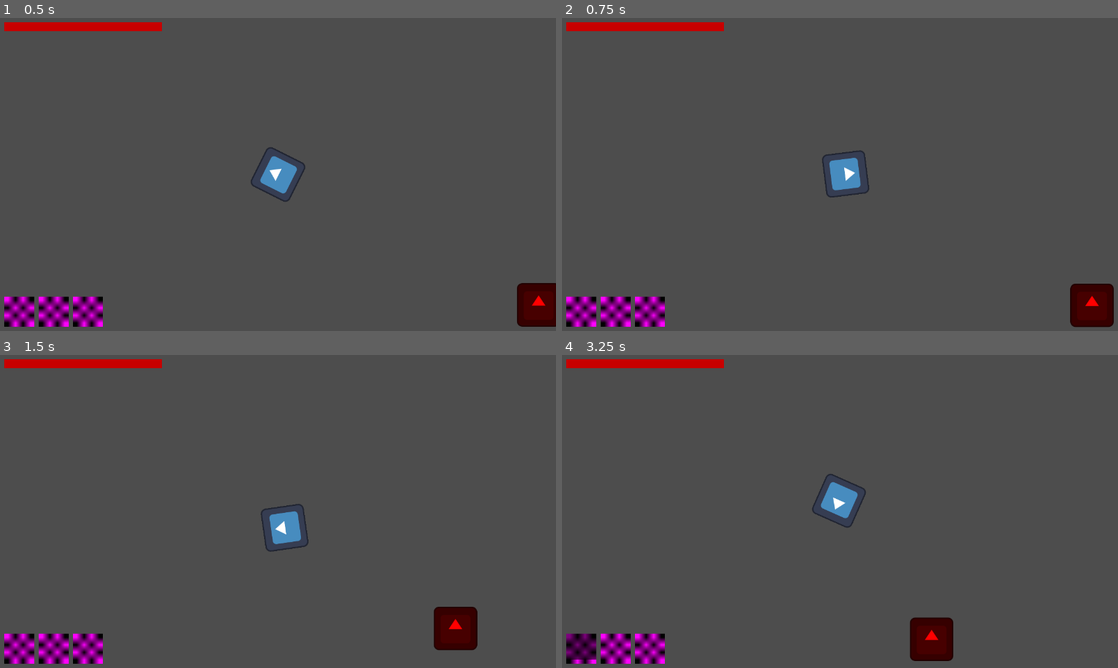
Above: before the commit, frames 1-4 (two rows, left to right).
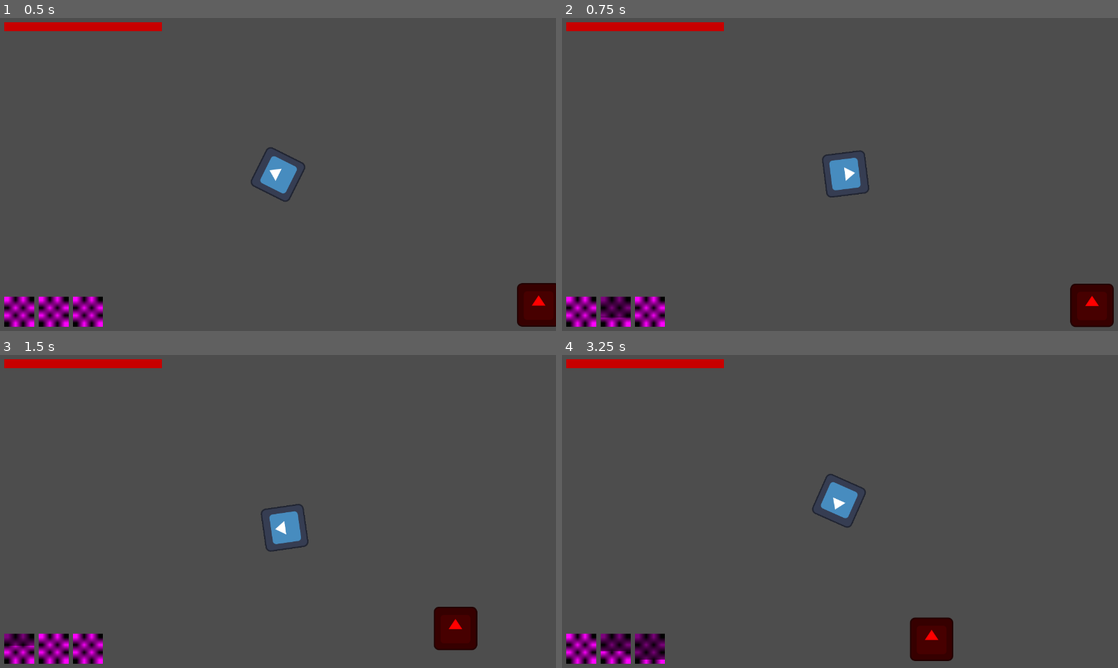
Above: after the commit, the same moments.

Repository: deshis/igdt-hack-and-slash
Game: Godot game, scene res://Scenes/main.tscn
Two runs of this game, one before a commit and one after it. Both use one fixed random seed, a clock stepped at 60 frames per second and the inputs below. The engine's default icon, where the game draws it, is replaced by a stand-in: a white triangle on a blue panel in a dark square.
Inputs (mouse positions are in pixels of both pictures, inside the frame that each line leads up to):
- Up to frame 1 (0.5 s): no input
- Up to frame 2 (0.75 s): tap Enter at 0.5 s; move the mouse to (962, 158) at 0.52 s; hold D (move_right) from 0.53 s (still down); right-click (962, 158) at 0.6 s
- Up to frame 3 (1.5 s): move the mouse to (166, 527) at 1.27 s; release D (move_right) at 1.28 s; hold S (move_down) from 1.28 s (still down); click (166, 527) at 1.35 s
- Up to frame 4 (3.25 s): right-click (728, 527) at 1.55 s; move the mouse to (895, 442) at 2.02 s; release S (move_down) at 2.03 s; hold D (move_right) 2.03-2.78 s; right-click (895, 442) at 2.1 s; move the mouse to (812, 574) at 2.77 s; hold W (move_up) from 2.78 s (still down); tap Shift (movement_ability) at 2.85 s; right-click (812, 574) at 3.05 s

Frame 1 is identical in both runs. In frame 2, 0.3% of the frame differs, in the area x 6-13%, y 88-96%; in frame 3, 0.2%; in frame 4, 1.1%, in the area x 0-19%, y 88-98%.

Commit message:
attacks trigger cooldown UI

Diff:
--- a/Scenes/main.tscn
+++ b/Scenes/main.tscn
@@ -142,12 +142,12 @@
 layout_mode = 2
 theme_override_constants/separation = 10
 
-[node name="DashCooldown" type="TextureRect" parent="HUD/SkillCooldowns/MarginContainer/HBoxContainer"]
+[node name="PrimaryAttack" type="TextureRect" parent="HUD/SkillCooldowns/MarginContainer/HBoxContainer"]
 layout_mode = 2
 texture = SubResource("PlaceholderTexture2D_8gbba")
 expand_mode = 2
 
-[node name="ProgressBar" type="ProgressBar" parent="HUD/SkillCooldowns/MarginContainer/HBoxContainer/DashCooldown"]
+[node name="ProgressBar" type="ProgressBar" parent="HUD/SkillCooldowns/MarginContainer/HBoxContainer/PrimaryAttack"]
 layout_mode = 1
 anchors_preset = 15
 anchor_right = 1.0
@@ -159,15 +159,15 @@
 fill_mode = 2
 show_percentage = false
 
-[node name="Timer" type="Timer" parent="HUD/SkillCooldowns/MarginContainer/HBoxContainer/DashCooldown"]
+[node name="Timer" type="Timer" parent="HUD/SkillCooldowns/MarginContainer/HBoxContainer/PrimaryAttack"]
 one_shot = true
 
-[node name="PlaceholderSkill1" type="TextureRect" parent="HUD/SkillCooldowns/MarginContainer/HBoxContainer"]
+[node name="SecondaryAttack" type="TextureRect" parent="HUD/SkillCooldowns/MarginContainer/HBoxContainer"]
 layout_mode = 2
 texture = SubResource("PlaceholderTexture2D_8gbba")
 expand_mode = 2
 
-[node name="ProgressBar" type="ProgressBar" parent="HUD/SkillCooldowns/MarginContainer/HBoxContainer/PlaceholderSkill1"]
+[node name="ProgressBar" type="ProgressBar" parent="HUD/SkillCooldowns/MarginContainer/HBoxContainer/SecondaryAttack"]
 layout_mode = 1
 anchors_preset = 15
 anchor_right = 1.0
@@ -179,15 +179,15 @@
 fill_mode = 2
 show_percentage = false
 
-[node name="Timer" type="Timer" parent="HUD/SkillCooldowns/MarginContainer/HBoxContainer/PlaceholderSkill1"]
+[node name="Timer" type="Timer" parent="HUD/SkillCooldowns/MarginContainer/HBoxContainer/SecondaryAttack"]
 one_shot = true
 
-[node name="PlaceholderSkill2" type="TextureRect" parent="HUD/SkillCooldowns/MarginContainer/HBoxContainer"]
+[node name="DashCooldown" type="TextureRect" parent="HUD/SkillCooldowns/MarginContainer/HBoxContainer"]
 layout_mode = 2
 texture = SubResource("PlaceholderTexture2D_8gbba")
 expand_mode = 2
 
-[node name="ProgressBar" type="ProgressBar" parent="HUD/SkillCooldowns/MarginContainer/HBoxContainer/PlaceholderSkill2"]
+[node name="ProgressBar" type="ProgressBar" parent="HUD/SkillCooldowns/MarginContainer/HBoxContainer/DashCooldown"]
 layout_mode = 1
 anchors_preset = 15
 anchor_right = 1.0
@@ -199,7 +199,7 @@
 fill_mode = 2
 show_percentage = false
 
-[node name="Timer" type="Timer" parent="HUD/SkillCooldowns/MarginContainer/HBoxContainer/PlaceholderSkill2"]
+[node name="Timer" type="Timer" parent="HUD/SkillCooldowns/MarginContainer/HBoxContainer/DashCooldown"]
 one_shot = true
 
 [node name="Inventory" type="Control" parent="HUD"]
--- a/Scripts/cooldowns.gd
+++ b/Scripts/cooldowns.gd
@@ -5,16 +5,38 @@
 @onready var dash_cooldown_progress_bar: ProgressBar = $MarginContainer/HBoxContainer/DashCooldown/ProgressBar
 @onready var dash_cooldown_timer: Timer = $MarginContainer/HBoxContainer/DashCooldown/Timer
 
+@onready var primary_attack_progress_bar: ProgressBar = $MarginContainer/HBoxContainer/PrimaryAttack/ProgressBar
+@onready var primary_attack_timer: Timer = $MarginContainer/HBoxContainer/PrimaryAttack/Timer
+
+@onready var secondary_attack_progress_bar: ProgressBar = $MarginContainer/HBoxContainer/SecondaryAttack/ProgressBar
+@onready var secondary_attack_timer: Timer = $MarginContainer/HBoxContainer/SecondaryAttack/Timer
+
 
 func _ready() -> void:
 	player.dash_used.connect(update_dash_cooldown)
+	player.primary_attack_used.connect(update_primary_cooldown)
+	player.secondary_attack_used.connect(update_secondary_cooldown)
 
 
 func _process(_delta: float) -> void:
 	dash_cooldown_progress_bar.value = dash_cooldown_timer.time_left
+	primary_attack_progress_bar.value = primary_attack_timer.time_left
+	secondary_attack_progress_bar.value = secondary_attack_timer.time_left
 
 
 func update_dash_cooldown(cooldown:float)->void:
 	dash_cooldown_progress_bar.max_value = cooldown
 	dash_cooldown_progress_bar.value = cooldown
 	dash_cooldown_timer.start(cooldown)
+
+
+func update_primary_cooldown(cooldown:float)->void:
+	primary_attack_progress_bar.max_value = cooldown
+	primary_attack_progress_bar.value = cooldown
+	primary_attack_timer.start(cooldown)
+
+
+func update_secondary_cooldown(cooldown:float)->void:
+	secondary_attack_progress_bar.max_value = cooldown
+	secondary_attack_progress_bar.value = cooldown
+	secondary_attack_timer.start(cooldown)
--- a/Scripts/player.gd
+++ b/Scripts/player.gd
@@ -12,8 +12,8 @@
 
 signal update_hp_bar
 signal dash_used
-signal attack_used
-
+signal primary_attack_used
+signal secondary_attack_used
 
 var can_attack := true
 var attacking := false
@@ -82,7 +82,7 @@
 	light_attack_object.visible = true
 	attack_length_timer.start(light_attack_length)
 	attack_cooldown_timer.start(light_attack_cooldown)
-	attack_used.emit(light_attack_cooldown)
+	primary_attack_used.emit(light_attack_cooldown)
 	attacking = true
 
 
@@ -94,7 +94,7 @@
 	heavy_attack_object.visible = true
 	attack_length_timer.start(heavy_attack_length)
 	attack_cooldown_timer.start(heavy_attack_cooldown)
-	attack_used.emit(heavy_attack_cooldown)
+	secondary_attack_used.emit(heavy_attack_cooldown)
 	attacking = true
 
 	# TODO: could make it smoother
